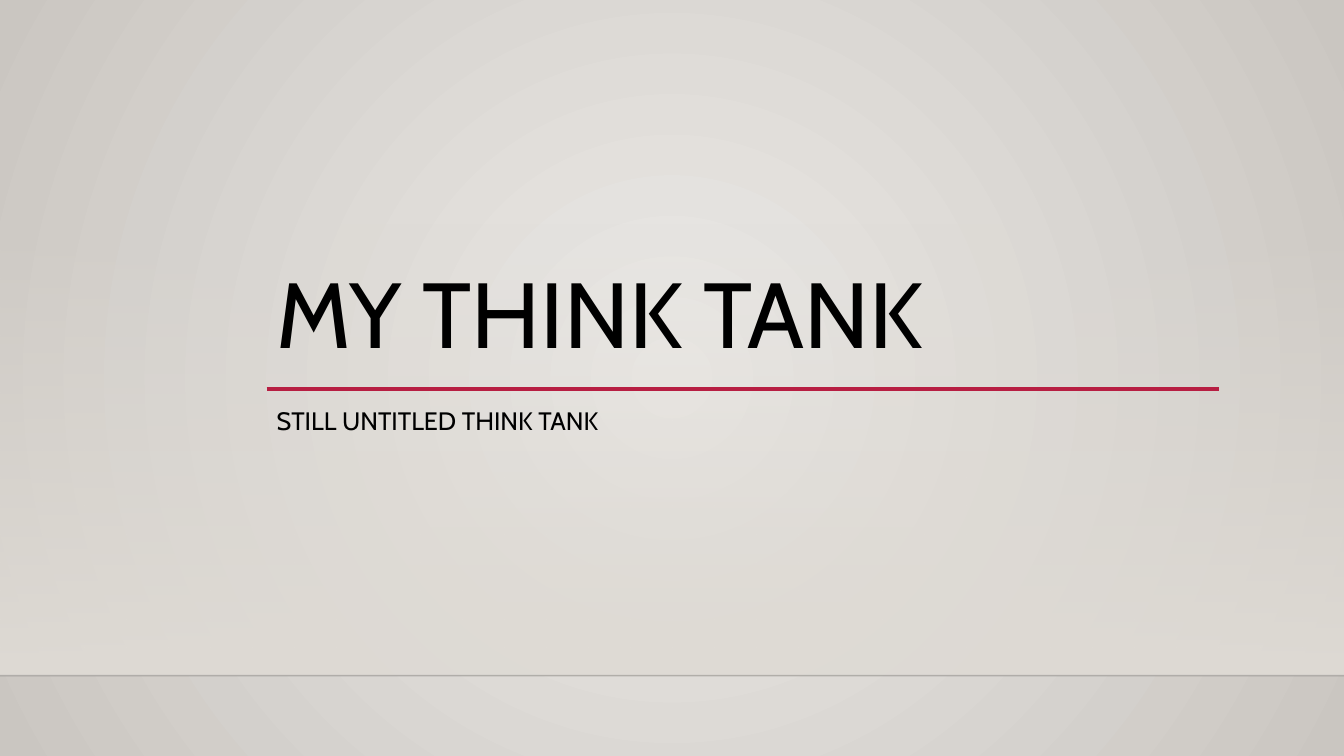
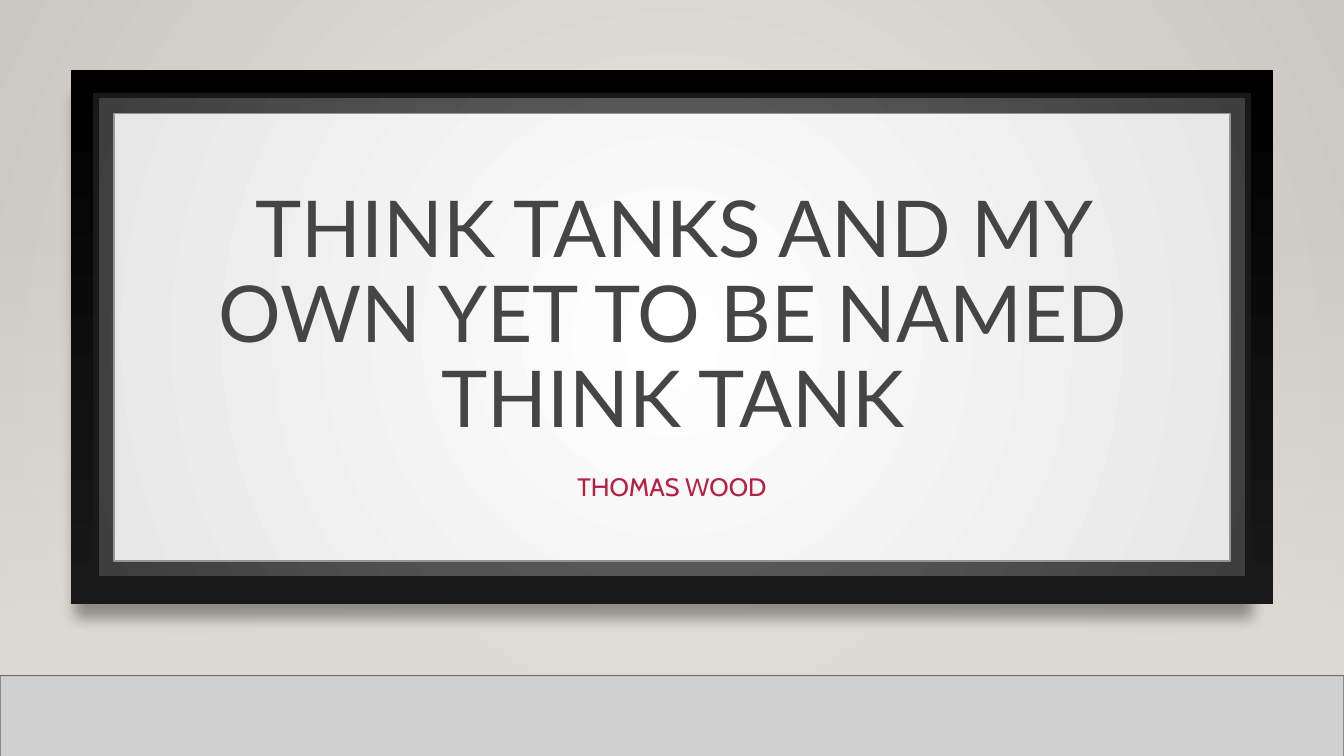
Before and after one commit to odellus/thinktank, a slide deck: slide 1 of MyThinkTank.pptx. Drawn at 1344x756 pixels with LibreOffice and Linux fonts; fonts in the diff are those of the drawing; grey boxes stand for pictures; background and template pictures are left out. Boxes give left, top, right and bottom in pixels: in the first picture for what was removed or moved away, otherwise in the second. Text is boxed around its words. In the diff, an @@ line names an element or a change of style, - is before the commit and + after.

```diff
--- a/MyThinkTank.pptx
+++ b/MyThinkTank.pptx
@@ rectangle added at <box>0,0,1344,756</box>, fill gradient #ECEAE7 to #CAC7C1 @@
@@ rectangle added at <box>71,71,1273,605</box>, fill gradient #000001 to #191919 @@
@@ rectangle added at <box>96,96,1248,580</box>, fill gradient #666666 to #3F3F3F, outline #191919 4 pt @@
@@ rectangle added at <box>114,114,1230,562</box>, fill gradient #FFFFFF to #E7E7E7, outline #949494 1.25 pt @@
@@ title "THINK TANKS AND MY OWN ..." at <box>218,200,1128,427</box>: vertical alignment bottom to middle @@
@@ title at <box>218,200,1128,427</box>: text changed; size 66 to 56 pt; font Cabin to Lato; text colour #000000 to #454545 @@
-MY THINK TANK
+THINK TANKS AND MY OWN YET TO BE NAMED
+THINK TANK
@@ rectangle added at <box>0,223,1344,676</box>, fill gradient #DFDBD5 @@
@@ subtitle at <box>577,478,766,497</box>: text changed; text colour #000000 to #B71E42 @@
-STILL UNTITLED THINK TANK
+THOMAS WOOD
@@ picture added at <box>0,676,1344,756</box> @@
@@ line added from (0, 676) to (1344, 676), #000001 1 pt @@
```
Also in this commit, not shown: 4 other slides changed, 2 slides added.
